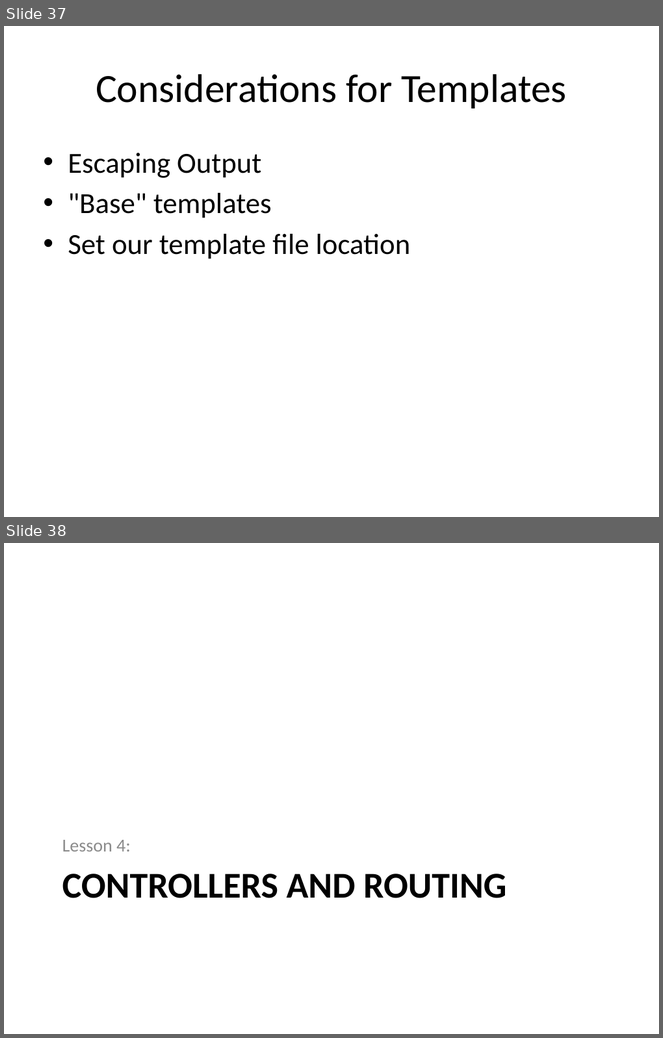
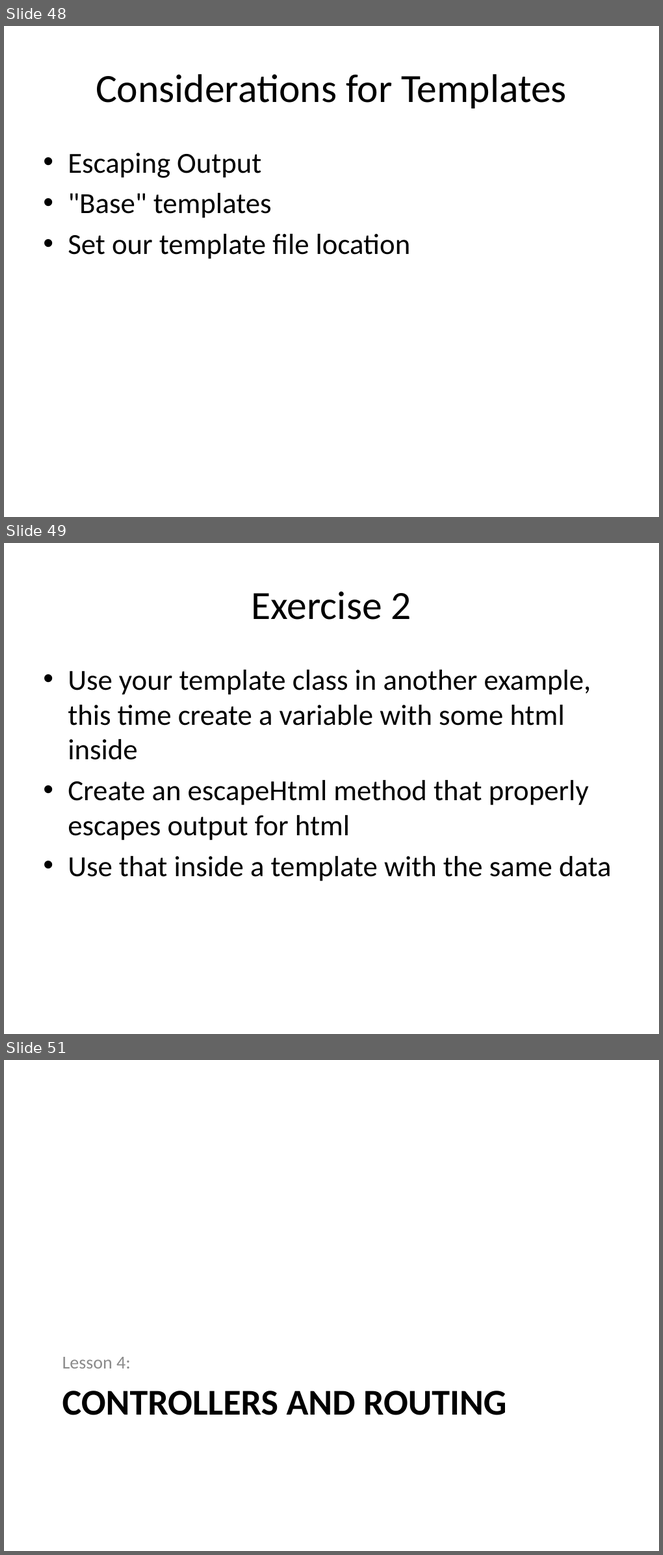
Before and after one commit to PHPEmbark/curriculum, a slide deck: course/4 - Organization and Projects/Organization and Projects.pptx. Shown one above the other, each under a label of ours: slides 37 and 38 before the commit, slides 48, 49 and 51 after it; the slides between them are not shown. The pictures are 663x1038 and 663x1555 pixels, drawn with LibreOffice and Linux fonts; fonts in the diff are those of the drawing. Boxes give left, top, right and bottom in pixels: in the first picture for what was removed or moved away, otherwise in the second. Text is boxed around its words. In the diff, an @@ line names an element or a change of style, - is before the commit and + after.

```diff
--- a/course/4 - Organization and Projects/Organization and Projects.pptx
+++ b/course/4 - Organization and Projects/Organization and Projects.pptx
@@ slide 49 added at [4,543,659,1034], background #FFFFFF @@
@@ title added at [252,591,412,620], 44 pt, text #000000 @@
+Exercise 2
@@ text added at [68,670,612,882], 32 pt, text #000000 @@
+• Use your template class in another example, this time create a variable with some html inside
+• Create an escapeHtml method that properly escapes output for html
+• Use that inside a template with the same data
@@ what was slide 37 is now slide 48 @@
@@ what was slide 38 is now slide 51 @@
```
Also in this commit, not shown: 2 slides changed, 14 other slides added, 2 other files.
